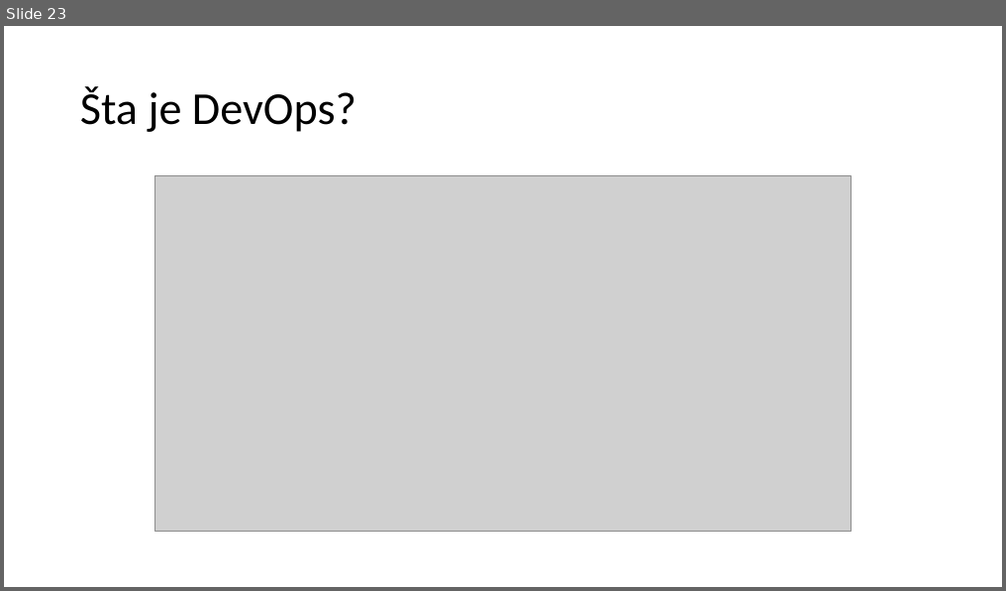
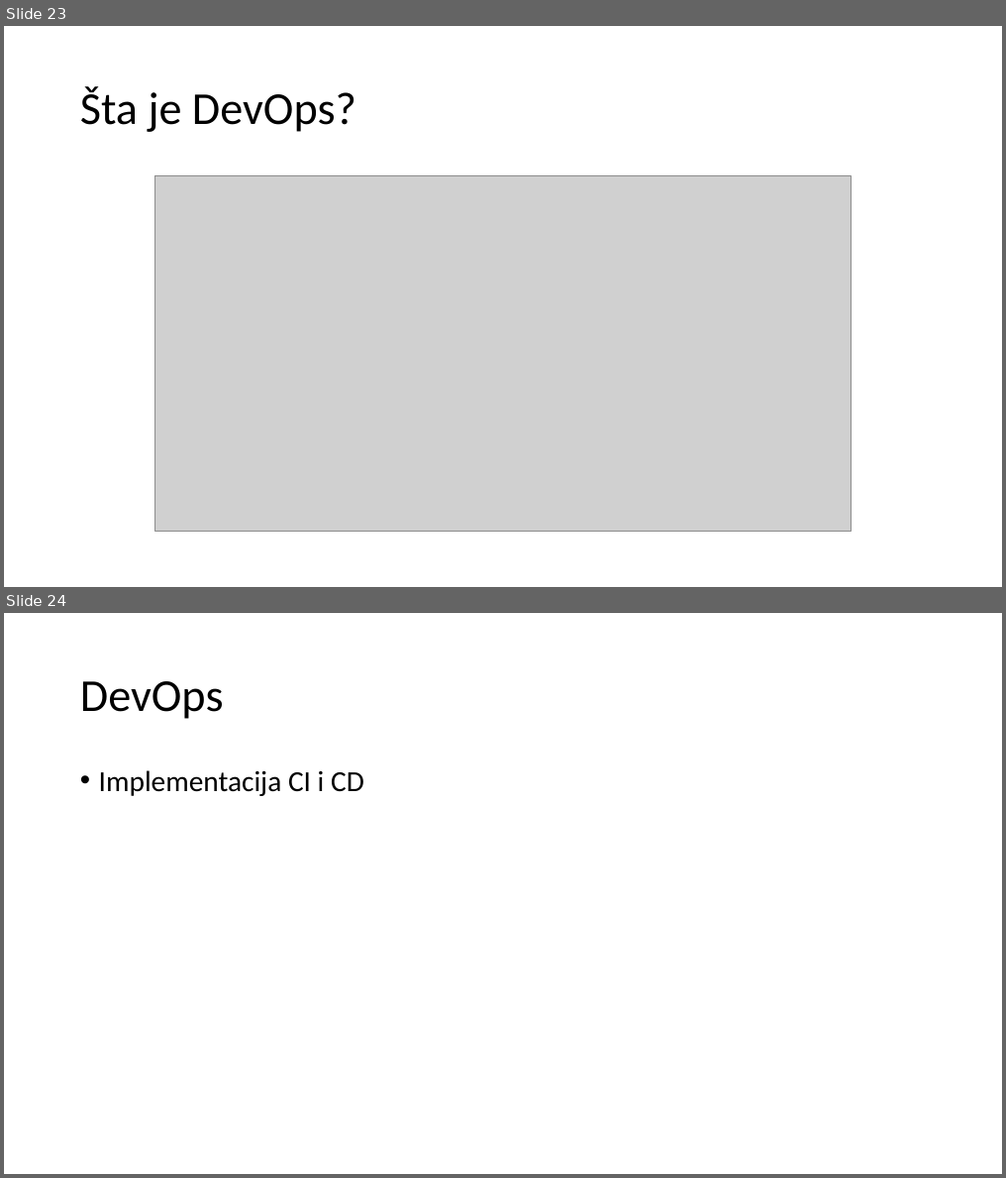
Before and after one commit to bhrnjica/RS-II, a slide deck: 09 Predavanje/Predavanje 09- DevOps.pptx. Shown one above the other, each under a label of ours: slide 23 before the commit, slides 23 and 24 after it. The pictures are 1006x591 and 1006x1178 pixels, drawn with LibreOffice and Linux fonts; fonts in the diff are those of the drawing; grey boxes stand for pictures. Boxes give left, top, right and bottom in pixels: in the first picture for what was removed or moved away, otherwise in the second. Text is boxed around its words. In the diff, an @@ line names an element or a change of style, - is before the commit and + after.

```diff
--- a/09 Predavanje/Predavanje 09- DevOps.pptx
+++ b/09 Predavanje/Predavanje 09- DevOps.pptx
@@ slide 24 added at <box>4,613,1002,1174</box>, background #FFFFFF @@
@@ title added at <box>80,681,224,719</box>, 44 pt, text #000000 @@
+DevOps
@@ text added at <box>99,770,364,796</box>, 28 pt, text #000000 @@
+• Implementacija CI i CD
```
Also in this commit, not shown: 8 slides changed.
